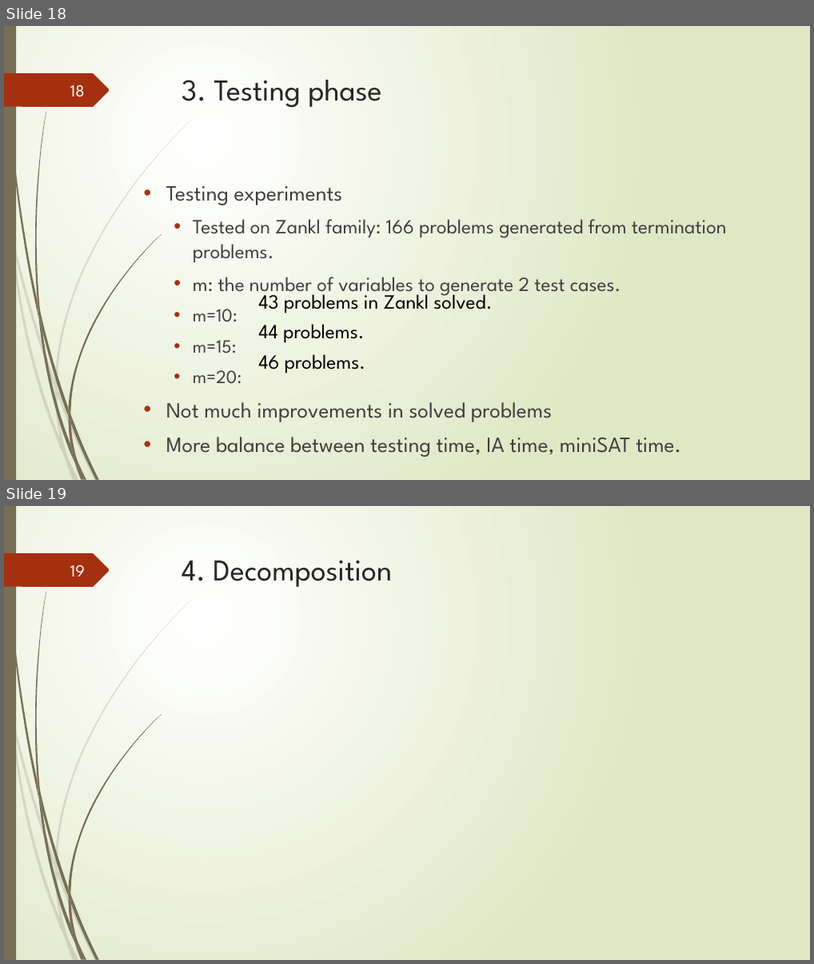
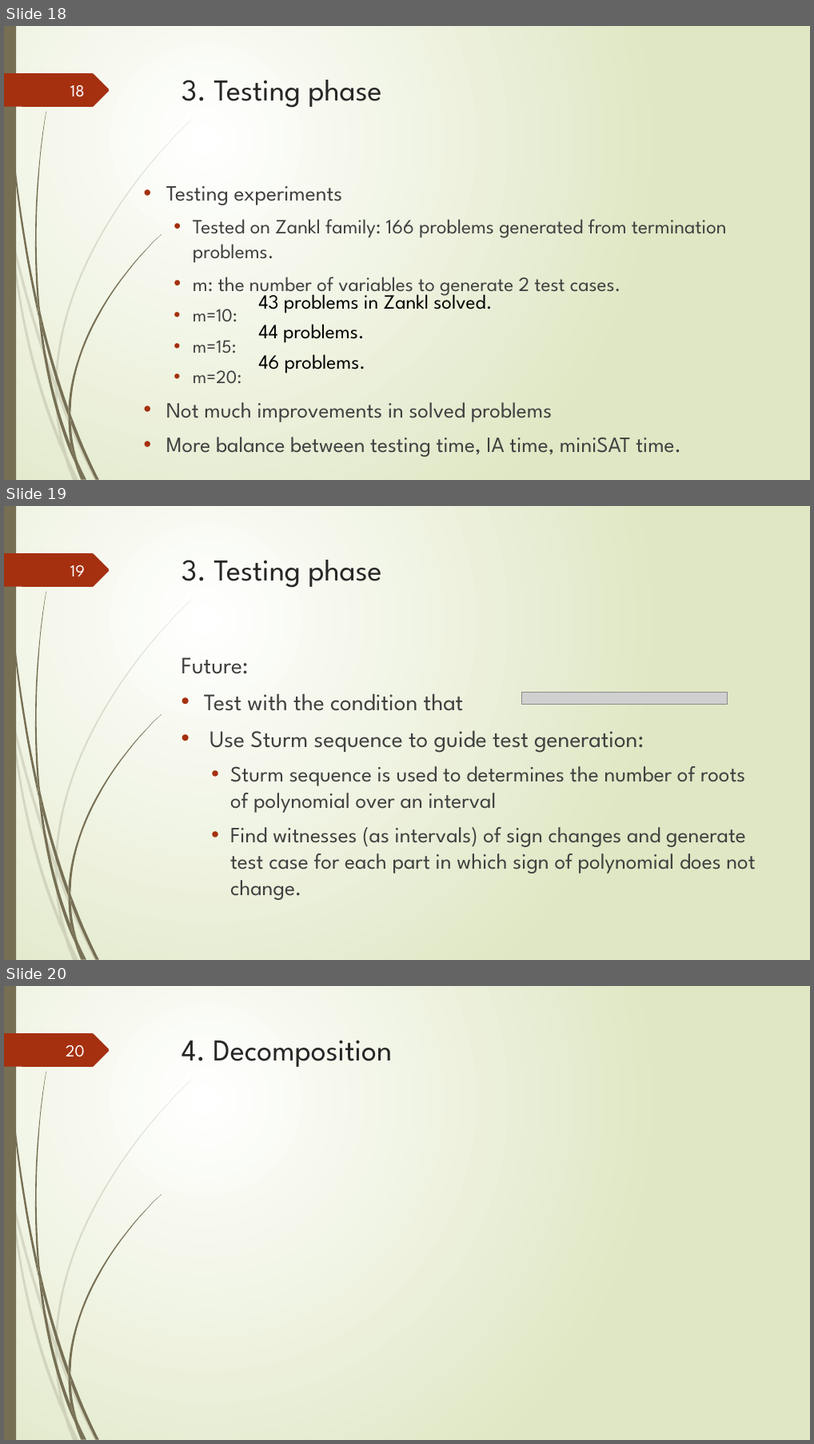
Before and after one commit to tungvx/raSAT, a slide deck: report/midterm.pptx. Shown one above the other, each under a label of ours: slides 18 and 19 before the commit, slides 18, 19 and 20 after it. The pictures are 814x964 and 814x1444 pixels, drawn with LibreOffice and Linux fonts; fonts in the diff are those of the drawing; grey boxes stand for pictures. Boxes give left, top, right and bottom in pixels: in the first picture for what was removed or moved away, otherwise in the second. Text is boxed around its words. In the diff, an @@ line names an element or a change of style, - is before the commit and + after.

```diff
--- a/report/midterm.pptx
+++ b/report/midterm.pptx
@@ slide 19 added at box(4, 506, 810, 960), background gradient #FFFFFF to #DFE8C4; not listed: 24 template elements that a slide beside it also shows @@
@@ page number added at box(70, 565, 85, 576), 20 pt, text #FEFFFF @@
+19
@@ title added at box(182, 560, 382, 588), 36 pt, text #262626 @@
+3. Testing phase
@@ text added at box(182, 657, 755, 900), 26 pt, text #404040 @@
+Future:
+• Test with the condition that
+• Use Sturm sequence to guide test generation:
+  • Sturm sequence is used to determines the number of roots of polynomial over an interval
+  • Find witnesses (as intervals) of sign changes and generate test case for each part in which sign of polynomial does not change.
@@ picture added at box(522, 692, 728, 704) @@
@@ what was slide 19 is now slide 20 @@
@@ page number at box(66, 1045, 85, 1057): text changed @@
-19
+20
```
Also in this commit, not shown: 12 slides changed, 1 other slide added, 1 other file.
